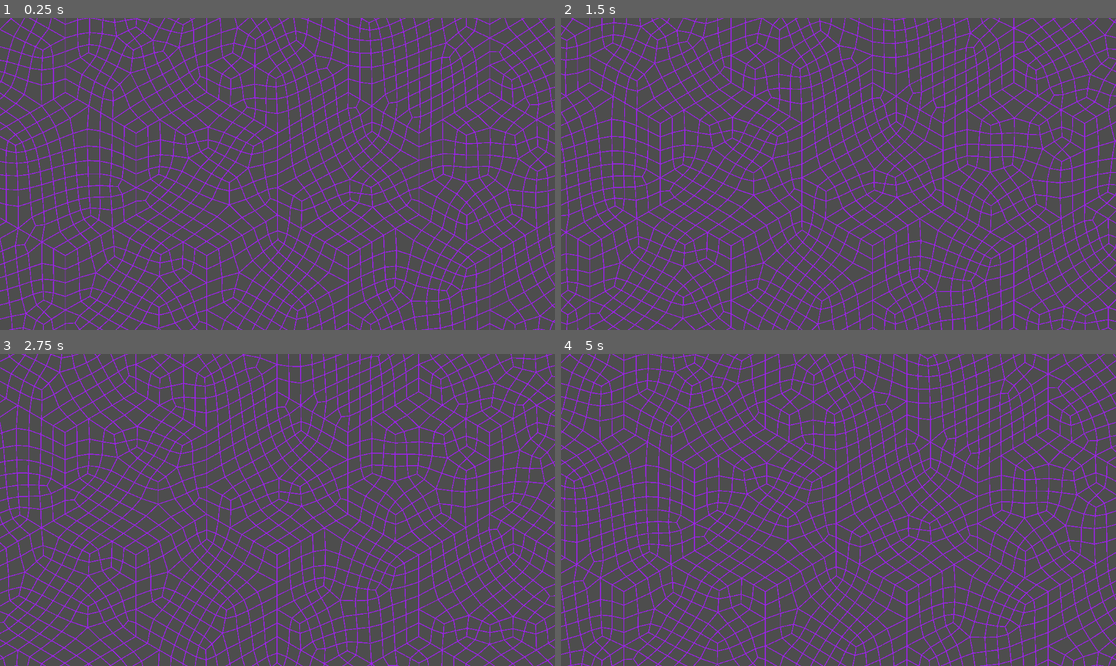
Above: before the commit, frames 1-4 (two rows, left to right).
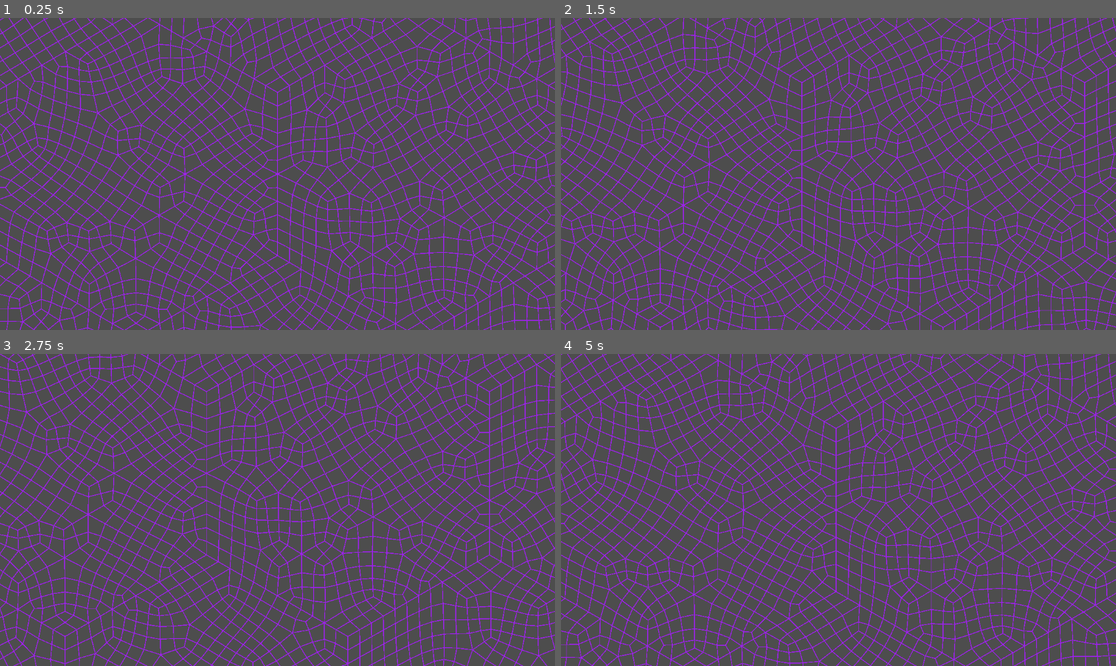
Above: after the commit, the same moments.

Repository: MarcusElg/GodotStalbergGrid
Game: Godot game, scene res://scene.tscn
The game is run twice, just before and just after one commit, with the same random seed, the same clock (stepped at 60 frames per second) and the same inputs.
Inputs:
- Up to frame 1 (0.25 s): no input
- Up to frame 2 (1.5 s): tap Enter at 0.5 s; hold Right (ui_right) 0.53-1.28 s; hold Down (ui_down) from 1.28 s (still down)
- Up to frame 3 (2.75 s): release Down (ui_down) at 2.03 s; hold Right (ui_right) from 2.03 s (still down)
- Up to frame 4 (5 s): release Right (ui_right) at 2.78 s; hold Up (ui_up) 2.78-3.53 s; hold Left (ui_left) from 3.53 s (still down)

The runs differ from the first frame. In frame 1, 31% of the frame differs, in the area x 0-100%, y 0-100%; in frame 2, 31%; in frame 3, 31%; in frame 4, 31%.

Commit message:
Move adjacency list calculation to own function

Diff:
--- a/scene.tscn
+++ b/scene.tscn
@@ -15,3 +15,4 @@
 script = ExtResource("2_3253y")
 grid_scene = ExtResource("3_u3cyc")
 camera = NodePath("../Camera2D")
+rings = 6
--- a/scripts/grid.gd
+++ b/scripts/grid.gd
@@ -31,7 +31,8 @@
 	quads.append_array(quad_quads)
 
 	remove_duplicate_vertices()
-	relax_grid()
+	var adjacency_list: Dictionary[int, Array] = create_adjacency_list()
+	relax_grid(adjacency_list, border_vertices, {})
 
 func generate_triangles():
 	for i: int in range(1, rings + 1):
@@ -231,9 +232,7 @@
 			old_to_new_index[quad[3]]
 		)
 
-# Laplacian smoothing
-func relax_grid() -> void:
-	# Create adjecency list
+func create_adjacency_list() -> Dictionary[int, Array]:
 	var adjacency_list: Dictionary[int, Array] = {}
 
 	for quad: Vector4i in quads:
@@ -241,13 +240,17 @@
 			_add_edge_to_adjacency_list(quad[i], quad[(i + 1) % 4], adjacency_list)
 			_add_edge_to_adjacency_list(quad[(i + 1) % 4], quad[i], adjacency_list)
 
+	return adjacency_list
+
+# Laplacian smoothing
+func relax_grid(adjacency_list: Dictionary[int, Array], static_vertices1: Dictionary[int, bool], static_vertices2: Dictionary[int, bool]) -> void:
 	for i: int in range(smoothing_iterations):
 		# Calculate new vertex positions
 		var new_vertices: Array[Vector2] = []
 
 		for j: int in range(len(vertices)):
 			# Don't move border vertices
-			if border_vertices.has(j):
+			if static_vertices1.has(j) or static_vertices2.has(j):
 				new_vertices.append(vertices[j])
 				continue
 
@@ -269,6 +272,19 @@
 	if not vertex2 in neighbours:
 		neighbours.append(vertex2)
 	adjacency_list[vertex1] = neighbours
+
+func _find_closest_point_on_segment(start: Vector2, end: Vector2, point: Vector2) -> Vector2:
+	var ab: Vector2 = end - start
+	var ap: Vector2 = point - start
+
+	var ab_len_sq: float = ab.length_squared()
+	if ab_len_sq == 0.0:
+		return start
+
+	var t = ap.dot(ab) / ab_len_sq
+	t = clamp(t, 0.0, 1.0)
+
+	return start + ab * t
 
 func _draw() -> void:
 	# Draw triangles
